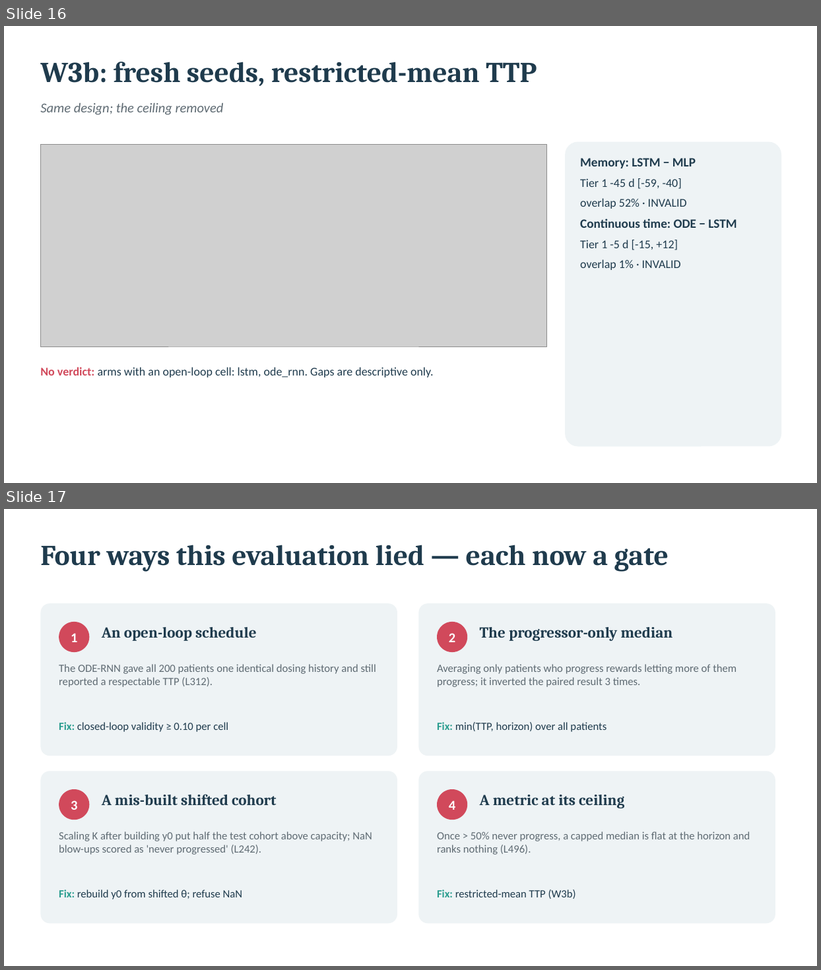
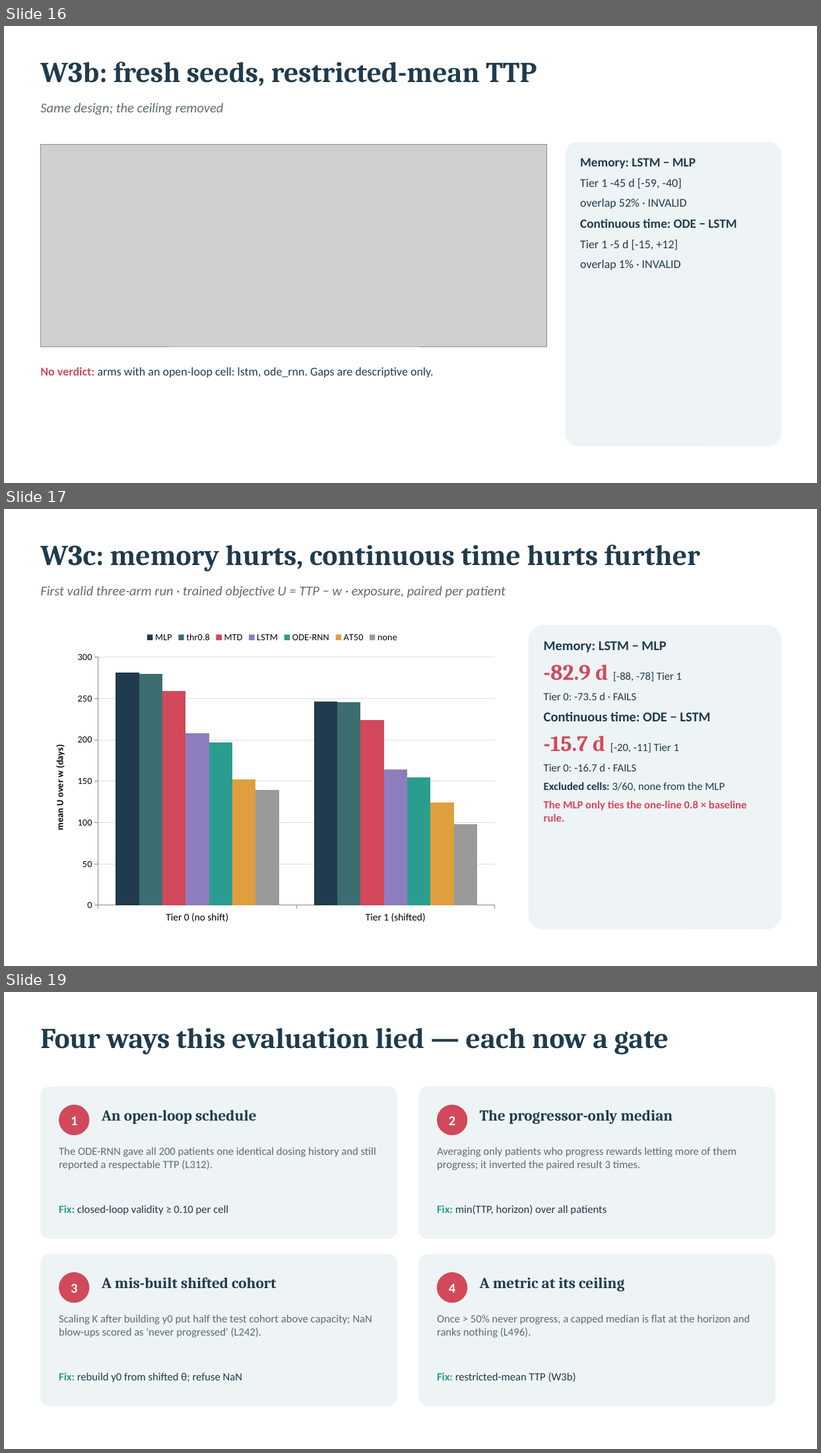
Before and after one commit to Dante-Berth/Continuous_Time_RL_Policies_for_Robust_Cancer_Adaptive_Therapy, a slide deck: report/2026-09-24/adaptive_therapy_report.pptx. Shown one above the other, each under a label of ours: slides 16 and 17 before the commit, slides 16, 17 and 19 after it; the slides between them are not shown. The pictures are 821x970 and 821x1453 pixels, drawn with LibreOffice and Linux fonts; fonts in the diff are those of the drawing; grey boxes stand for pictures. Boxes give left, top, right and bottom in pixels: in the first picture for what was removed or moved away, otherwise in the second. Text is boxed around its words. In the diff, an @@ line names an element or a change of style, - is before the commit and + after.

```diff
--- a/report/2026-09-24/adaptive_therapy_report.pptx
+++ b/report/2026-09-24/adaptive_therapy_report.pptx
@@ slide 17 added at [4,509,817,966], background #FFFFFF @@
@@ text added at [40,545,700,572], 34 pt, text #1F3B4D, bold @@
+W3c: memory hurts, continuous time hurts further
@@ text added at [40,586,505,598], 16 pt, text #5F6B73, italic @@
+First valid three-arm run · trained objective U = TTP − w · exposure, paired per patient
@@ column chart added at [40,625,504,930] @@
+categories: Tier 0 (no shift), Tier 1 (shifted)
+MLP: 282, 247
+thr0.8: 280, 246
+MTD: 259, 224
+LSTM: 208, 164
+ODE-RNN: 197, 154
+AT50: 152, 125
+none: 140, 98
@@ rounded rectangle added at [529,625,781,930], fill #EEF3F5 @@
@@ text added at [544,641,747,822], 13 pt, text #1F3B4D, bold @@
+Memory: LSTM − MLP
+-82.9 d [-88, -78] Tier 1
+Tier 0: -73.5 d · FAILS
+Continuous time: ODE − LSTM
+-15.7 d [-20, -11] Tier 1
+Tier 0: -16.7 d · FAILS
+Excluded cells: 3/60, none from the MLP
+The MLP only ties the one-line 0.8 × baseline rule.
@@ what was slide 17 is now slide 19 @@
```
Also in this commit, not shown: 4 slides changed, 1 other slide added, 5 other files.
